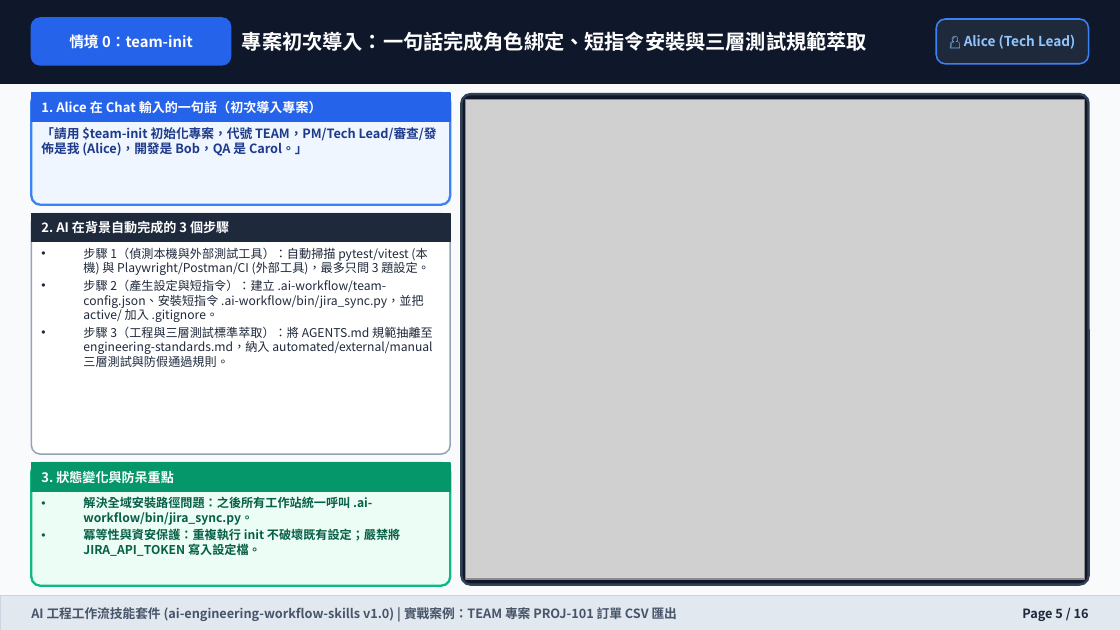
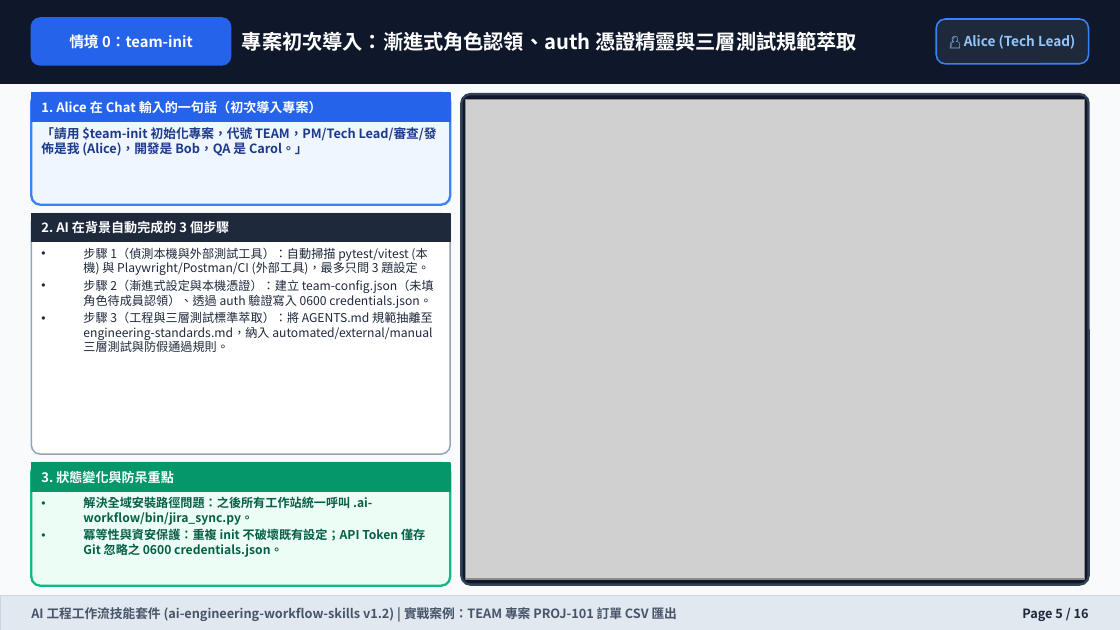
Before and after one commit to wilsonliu123/ai-engineering-workflow-skills, a slide deck: slide 5 of docs/training-manual.pptx. Drawn at 1120x630 pixels with LibreOffice and Linux fonts; fonts in the diff are those of the drawing; grey boxes stand for pictures. Boxes give left, top, right and bottom in pixels: in the first picture for what was removed or moved away, otherwise in the second. Text is boxed around its words. In the diff, an @@ line names an element or a change of style, - is before the commit and + after.

Commit message:
docs: update changelog, README, and training manuals for v1.2.0
- Record v1.1.0 and v1.2.0 release milestones in CHANGELOG.md to capture
  multi-member role pools, bidirectional Jira reconciliation, Qase and
  media sync, QA report mode, living HTML manuals, and run-workflow.
- Refresh README.md and all training manual deliverables (MD, HTML, PDF,
  DOCX, PPTX) so onboarding and operational guides match current v1.2
  skill modes, CLI flags, and governance rules.

```diff
--- a/docs/training-manual.pptx
+++ b/docs/training-manual.pptx
@@ text at (242, 31, 857, 51): text changed @@
-專案初次導入：一句話完成角色綁定、短指令安裝與三層測試規範萃取
+專案初次導入：漸進式角色認領、auth 憑證精靈與三層測試規範萃取
@@ text at (83, 279, 434, 308): text changed @@
-• 步驟 2（產生設定與短指令）：建立 .ai-workflow/team-config.json、安裝短指令 .ai-workflow/bin/jira_sync.py，並把 active/ 加入 .gitignore。
+• 步驟 2（漸進式設定與本機憑證）：建立 team-config.json（未填角色待成員認領）、透過 auth 驗證寫入 0600 credentials.json。
@@ text at (83, 528, 425, 557): text changed @@
-• 冪等性與資安保護：重複執行 init 不破壞既有設定；嚴禁將 JIRA_API_TOKEN 寫入設定檔。
+• 冪等性與資安保護：重複 init 不破壞既有設定；API Token 僅存 Git 忽略之 0600 credentials.json。
@@ text at (31, 604, 677, 621): text changed @@
-AI 工程工作流技能套件 (ai-engineering-workflow-skills v1.0) | 實戰案例：TEAM 專案 PROJ-101 訂單 CSV 匯出
+AI 工程工作流技能套件 (ai-engineering-workflow-skills v1.2) | 實戰案例：TEAM 專案 PROJ-101 訂單 CSV 匯出
```
Also in this commit, not shown: 15 other slides changed, 6 other files.
